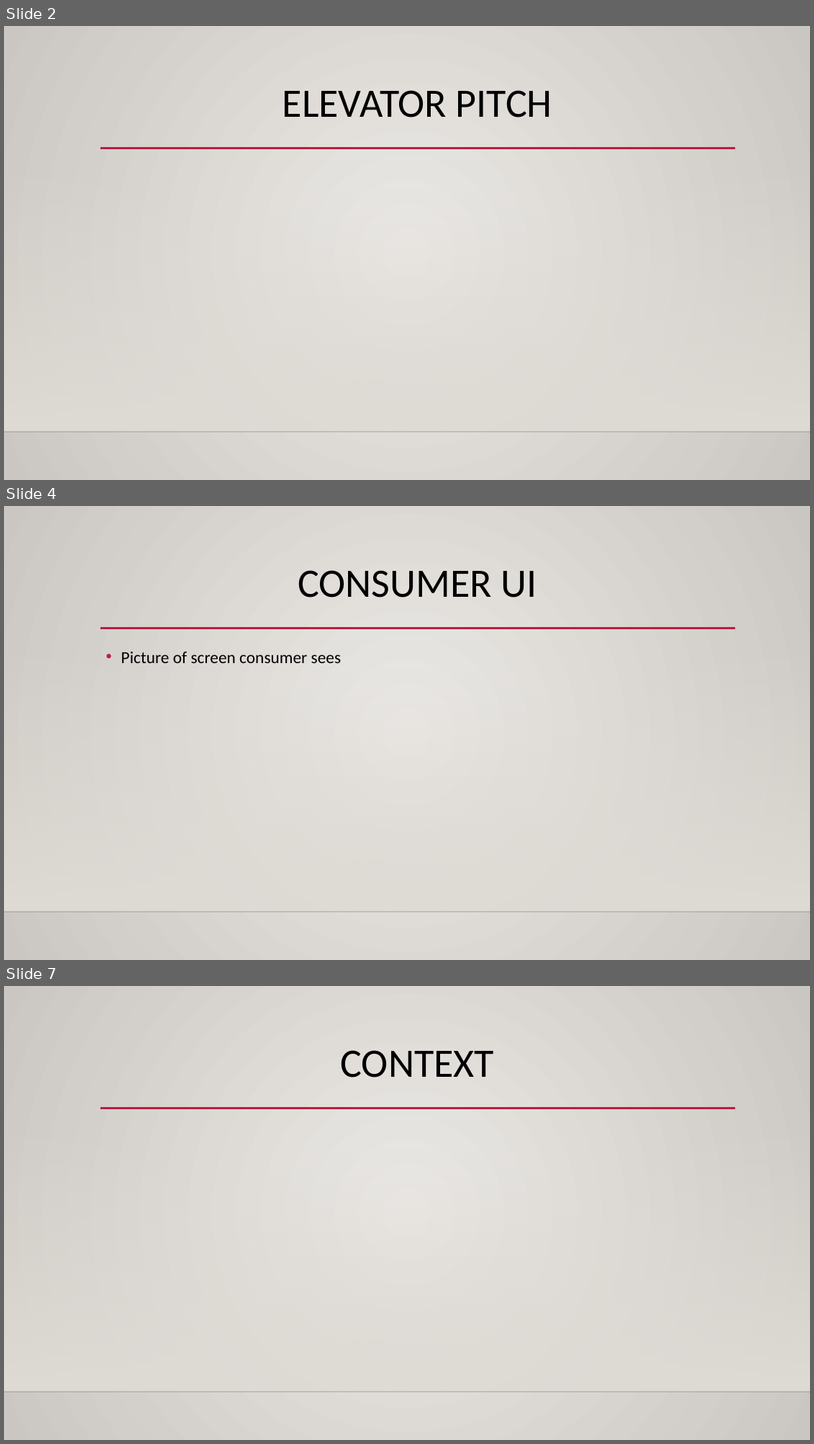
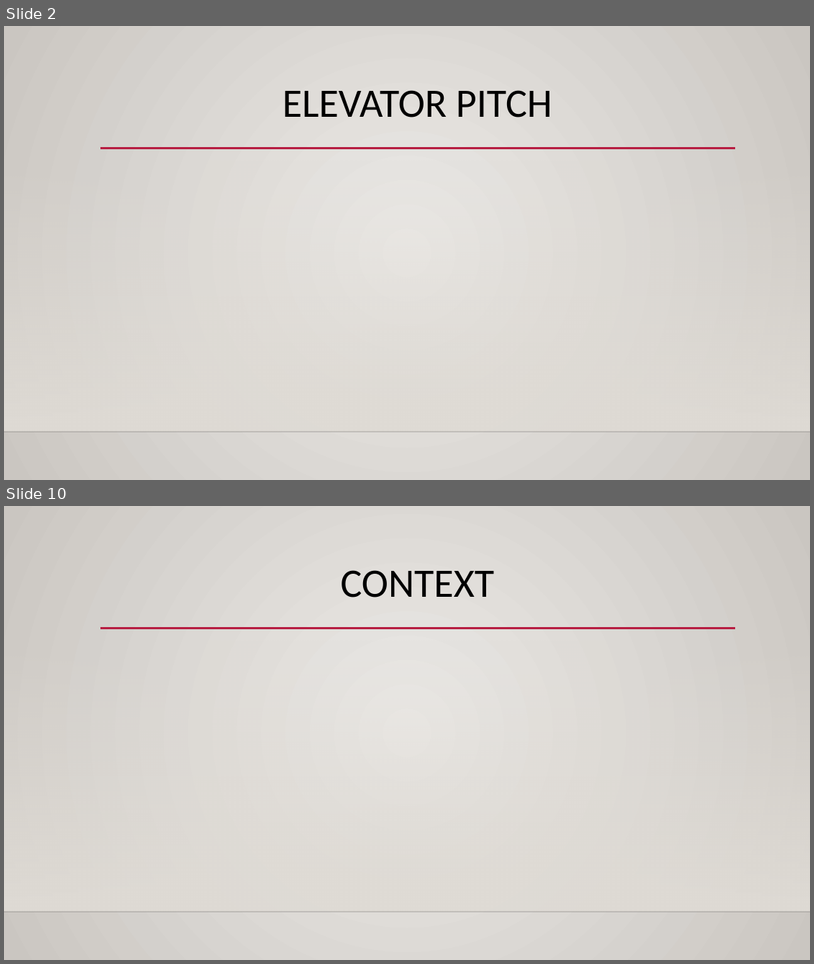
Before and after one commit to stirenewang/EH89-ConsumerCompanyGame, a slide deck: Presentation.pptx. Shown one above the other, each under a label of ours: slides 2, 4 and 7 before the commit, slides 2 and 10 after it; the slides between them are not shown. The pictures are 814x1444 and 814x964 pixels, drawn with LibreOffice and Linux fonts; fonts in the diff are those of the drawing; background and template pictures are left out. Boxes give left, top, right and bottom in pixels: in the first picture for what was removed or moved away, otherwise in the second. Text is boxed around its words. In the diff, an @@ line names an element or a change of style, - is before the commit and + after.

```diff
--- a/Presentation.pptx
+++ b/Presentation.pptx
@@ slide 4 removed at <box>4,506,810,960</box>, background gradient #ECEAE7 to #CAC7C1; not listed: 3 template elements that a slide beside it also shows @@
@@ title removed at <box>298,570,537,597</box> @@
-CONSUMER UI
@@ text removed at <box>121,651,342,663</box> @@
-• Picture of screen consumer sees
@@ what was slide 7 is now slide 10 @@
```
Also in this commit, not shown: 3 slides changed, 4 slides added, 2 other files.
